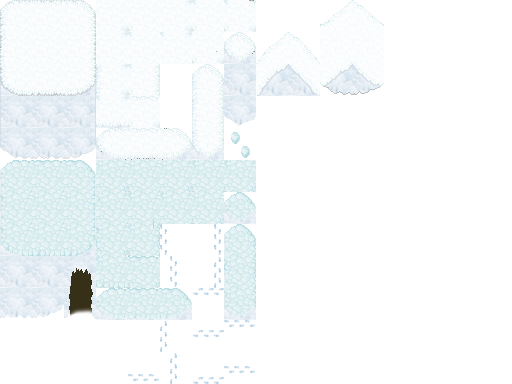
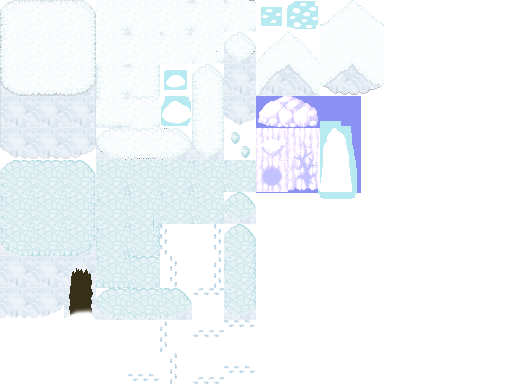
The second 512px x 384px image is a revision of the first. Changes to its layers:
added layer "bg #1" (addition) above "Eingefügte Ebene" over box(161, 1, 361, 199)
added layer "Eingefügte Ebene" above "Eingefügte Ebene #20" over box(162, 3, 352, 192)
